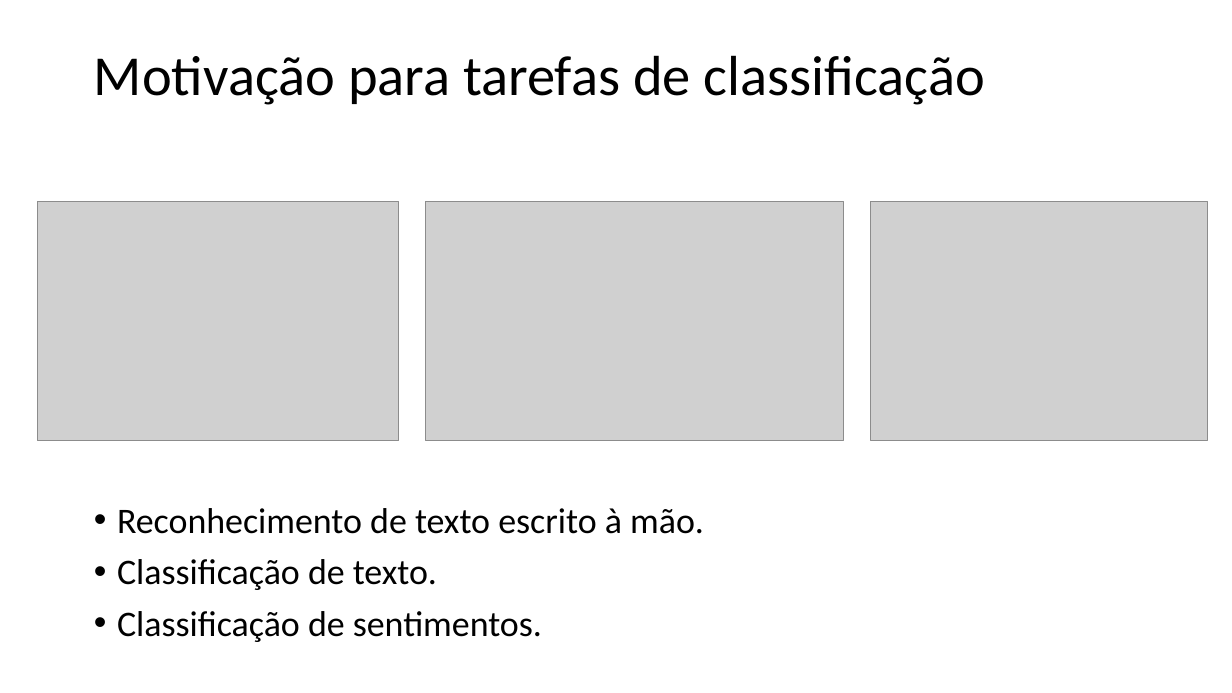
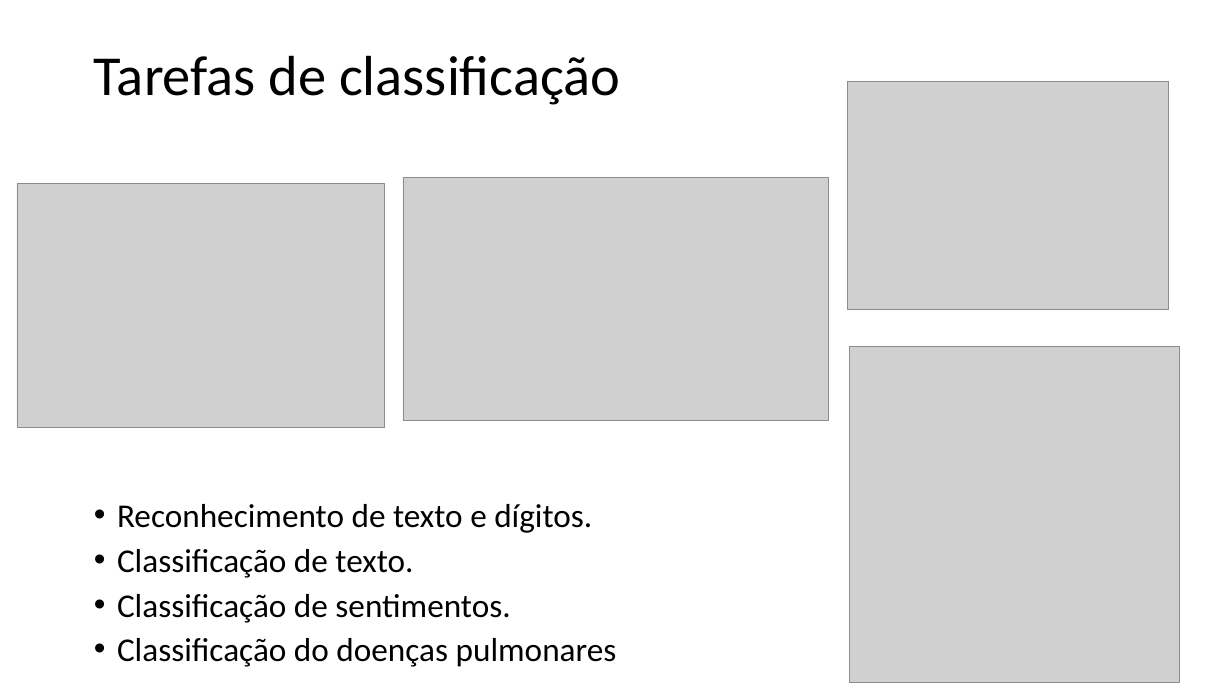
Before and after one commit to zz4fap/t320_aprendizado_de_maquina, a slide deck: slide 10 of slides/T320_Classificação (Parte I).pptx. Drawn at 1232x693 pixels with LibreOffice and Linux fonts; fonts in the diff are those of the drawing; grey boxes stand for pictures. Boxes give left, top, right and bottom in pixels: in the first picture for what was removed or moved away, otherwise in the second. Text is boxed around its words. In the diff, an @@ line names an element or a change of style, - is before the commit and + after.

```diff
--- a/slides/T320_Classificação (Parte I).pptx
+++ b/slides/T320_Classificação (Parte I).pptx
@@ text at bbox=[94, 55, 621, 105]: text changed @@
-Motivação para tarefas de classificação
+Tarefas de classificação
@@ picture: place and size @@
-picture at bbox=[871, 201, 1208, 441]
+picture at bbox=[848, 82, 1169, 310]
@@ picture: place and size @@
-picture at bbox=[426, 201, 845, 441]
+picture at bbox=[403, 177, 829, 421]
@@ picture: place and size @@
-picture at bbox=[37, 201, 398, 441]
+picture at bbox=[17, 184, 384, 427]
@@ picture added at bbox=[849, 347, 1179, 683] @@
@@ text at bbox=[117, 504, 592, 533]: text changed; size 28 to 25.9 pt @@
-• Reconhecimento de texto escrito à mão.
+• Reconhecimento de texto e dígitos.
@@ text at bbox=[117, 549, 510, 623]: size 28 to 25.9 pt in "Classificação de texto.", "Classificação de sentimentos."; line spacing 0.9 to 0.8 @@
@@ text at bbox=[117, 638, 617, 667]: paragraph added @@
+• Classificação do doenças pulmonares
```
Also in this commit, not shown: 6 other slides changed, 10 other files.
